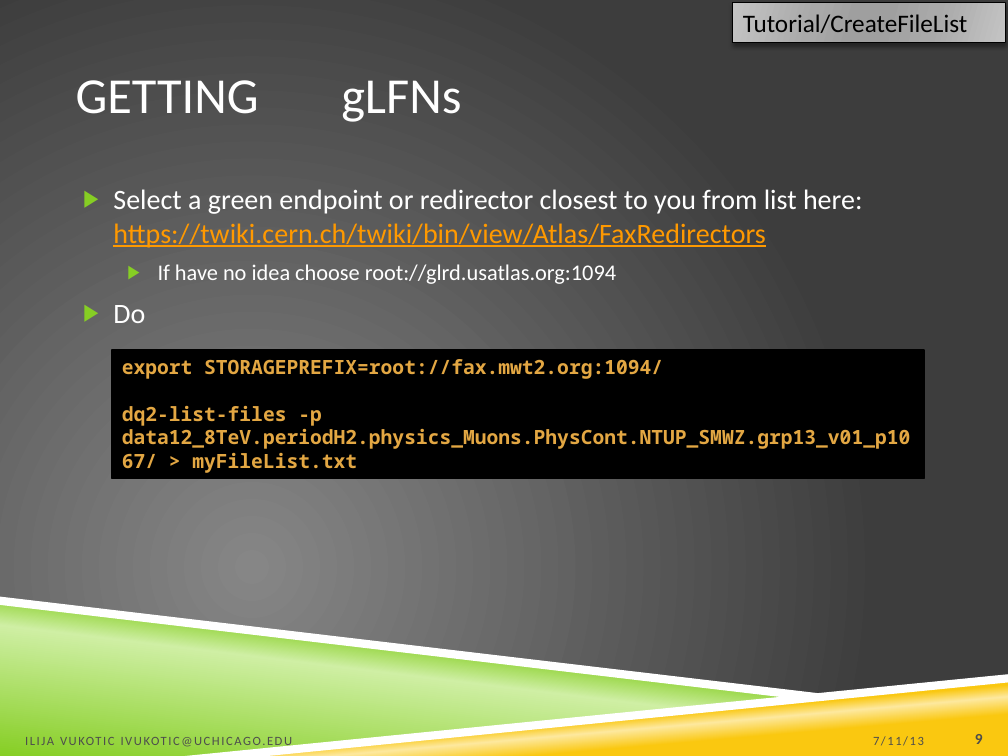
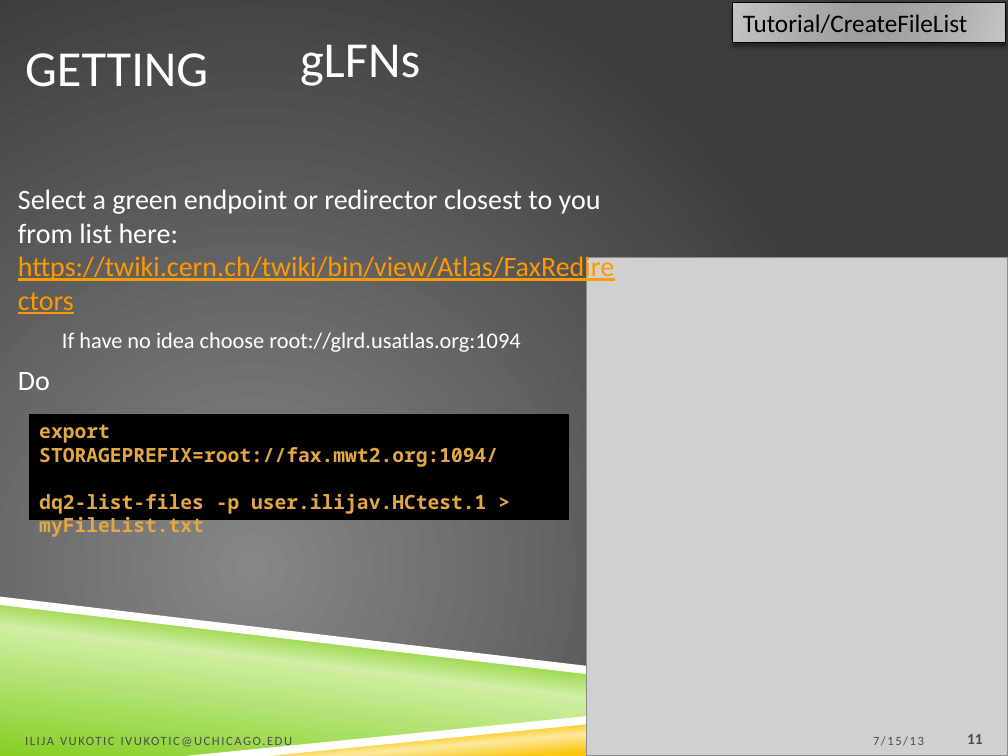
Before and after one commit to ivukotic/Tutorial, a slide deck: slide 11 of Tutorial.pptx (slide 9 before the commit). Drawn at 1008x756 pixels with LibreOffice and Linux fonts; fonts in the diff are those of the drawing; grey boxes stand for pictures; background and template pictures are left out. Boxes give left, top, right and bottom in pixels: in the first picture for what was removed or moved away, otherwise in the second. Text is boxed around its words. In the diff, an @@ line names an element or a change of style, - is before the commit and + after.

```diff
--- a/Tutorial.pptx
+++ b/Tutorial.pptx
@@ title "GETTING": place and size @@
-title "GETTING" at <box>76,80,259,114</box>
+title "GETTING" at <box>25,53,208,87</box>
@@ text "gLFNs": place and size @@
-text "gLFNs" at <box>341,80,461,122</box>
+text "gLFNs" at <box>300,44,420,86</box>
@@ text "Select a green endpoint or ...": place and size @@
-text "Select a green endpoint or ..." at <box>113,189,863,323</box>
+text "Select a green endpoint or ..." at <box>18,189,614,390</box>
@@ text "Select a green endpoint or ..." at <box>18,189,614,390</box>: bullet ▶ to none @@
@@ picture added at <box>587,258,1008,756</box> @@
@@ rectangle "export STORAGEPREFIX=root://fax.mwt2.org:1094/": place and size @@
-rectangle "export STORAGEPREFIX=root://fax.mwt2.org:1094/" at <box>112,350,924,479</box>
+rectangle "export STORAGEPREFIX=root://fax.mwt2.org:1094/" at <box>29,414,569,519</box>
@@ text in rectangle at <box>39,494,486,537</box>: text changed @@
-dq2-list-files -p data12_8TeV.periodH2.physics_Muons.PhysCont.NTUP_SMWZ.grp13_v01_p1067/ > myFileList.txt
+dq2-list-files -p user.ilijav.HCtest.1 > myFileList.txt
@@ text at <box>873,736,924,746</box>: text changed @@
-7/11/13
+7/15/13
@@ page number at <box>967,734,983,744</box>: text changed @@
-9
+11
```
Also in this commit, not shown: 20 other slides changed, 3 slides added.
